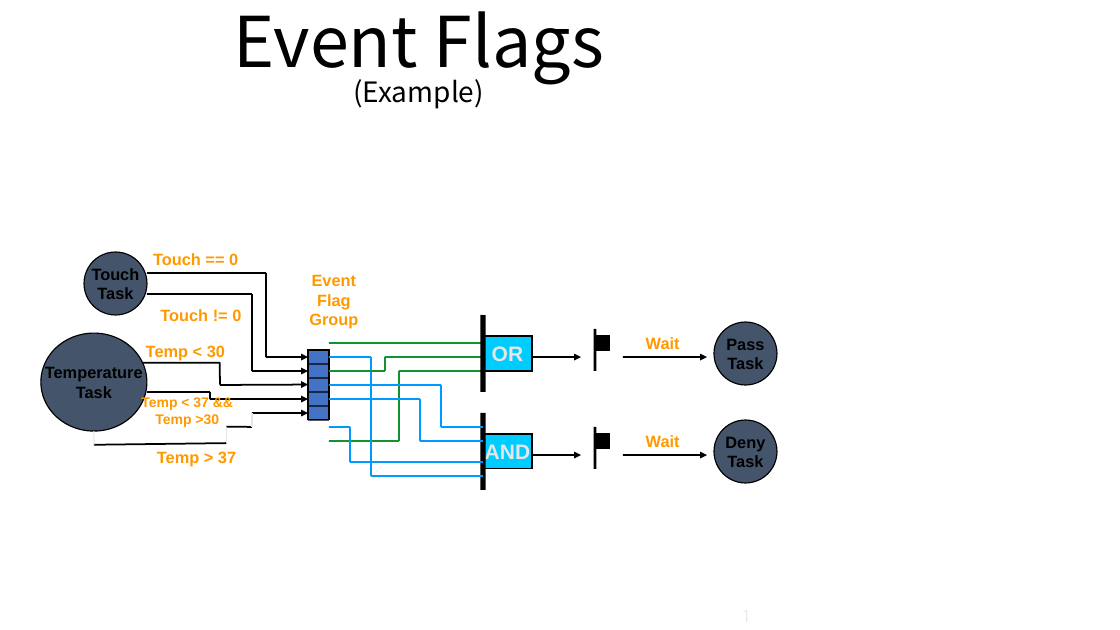
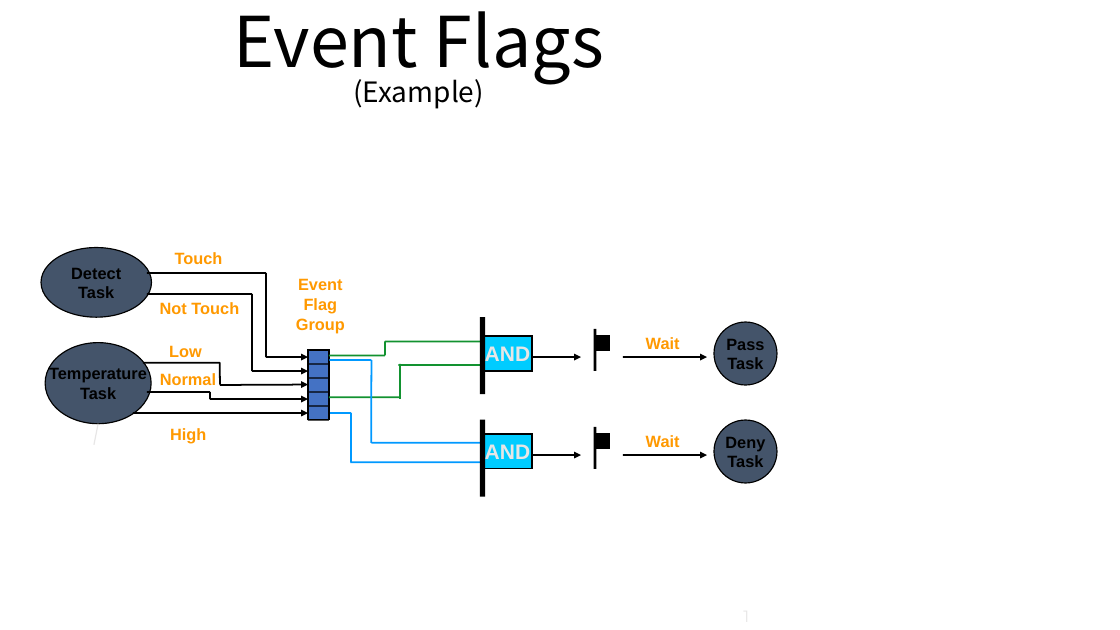
Before and after one commit to shimjaeyeong/H-TEC, a slide deck: slide 1 of Event Flags 그림.pptx. Drawn at 1120x630 pixels with LibreOffice and Linux fonts; fonts in the diff are those of the drawing. Boxes give left, top, right and bottom in pixels: in the first picture for what was removed or moved away, otherwise in the second. Text is boxed around its words. In the diff, an @@ line names an element or a change of style, - is before the commit and + after.

```diff
--- a/Event Flags 그림.pptx
+++ b/Event Flags 그림.pptx
@@ ellipse "Detect": place and size @@
-ellipse "Detect" at (84, 252, 147, 315)
+ellipse "Detect" at (41, 248, 152, 318)
@@ text in ellipse at (71, 268, 121, 279): text changed @@
-Touch
+Detect
@@ text at (175, 252, 223, 264): text changed @@
-Touch == 0
+Touch
@@ text "Event Flag Group": place and size @@
-text "Event Flag Group" at (309, 274, 358, 329)
+text "Event Flag Group" at (296, 278, 345, 333)
@@ text at (160, 302, 239, 314): text changed @@
-Touch != 0
+Not Touch
@@ ellipse "Temperature Task": place and size @@
-ellipse "Temperature Task" at (41, 334, 147, 432)
+ellipse "Temperature Task" at (45, 343, 151, 424)
@@ text at (169, 345, 202, 357): text changed @@
-Temp < 30
+Low
@@ line removed from (329, 343) to (483, 343) @@
@@ 4 lines: place and size @@
-4 lines at (329, 357, 483, 427)
+4 lines at (329, 342, 483, 413)
@@ text in rectangle at (485, 346, 530, 361): text changed @@
-OR
+AND
@@ text added at (160, 373, 216, 385), 14 pt, text #FF9900, bold @@
+Normal
@@ line moved from (329, 357) - (371, 357) to (329, 360) - (371, 360) @@
@@ line removed from (329, 385) to (441, 385) @@
@@ line moved from (371, 476) - (371, 357) to (371, 443) - (371, 360) @@
@@ line moved from (399, 371) - (483, 371) to (398, 365) - (482, 365) @@
@@ line moved from (399, 441) - (399, 371) to (400, 399) - (400, 364) @@
@@ line removed from (441, 427) to (441, 385) @@
@@ line moved from (94, 444) - (226, 444) to (133, 413) - (252, 413) @@
@@ text removed at (141, 396, 219, 427) @@
-Temp < 37 && Temp >30
@@ line removed from (252, 413) to (252, 427) @@
@@ line moved from (329, 441) - (399, 441) to (329, 397) - (399, 397) @@
@@ line removed from (329, 399) to (420, 399) @@
@@ line moved from (350, 462) - (350, 427) to (351, 462) - (351, 413) @@
@@ line removed from (420, 441) to (420, 399) @@
@@ line moved from (483, 490) - (483, 413) to (482, 497) - (482, 419) @@
@@ line moved from (94, 431) - (94, 444) to (98, 423) - (94, 444) @@
@@ text at (170, 428, 206, 443): text changed @@
-Temp > 37
+High
@@ line removed from (226, 427) to (252, 427) @@
@@ line removed from (226, 427) to (226, 444) @@
@@ line moved from (371, 476) - (483, 476) to (371, 443) - (483, 443) @@
@@ line removed from (420, 441) to (483, 441) @@
@@ line removed from (441, 427) to (483, 427) @@
```
Also in this commit, not shown: 17 other files.
